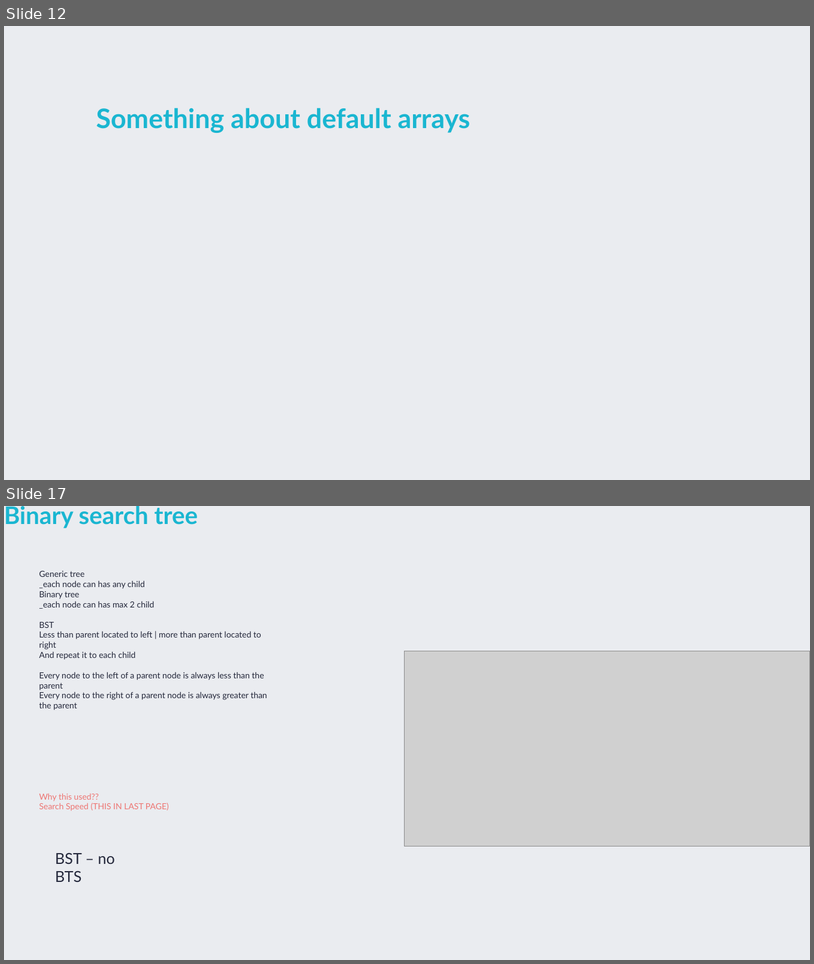
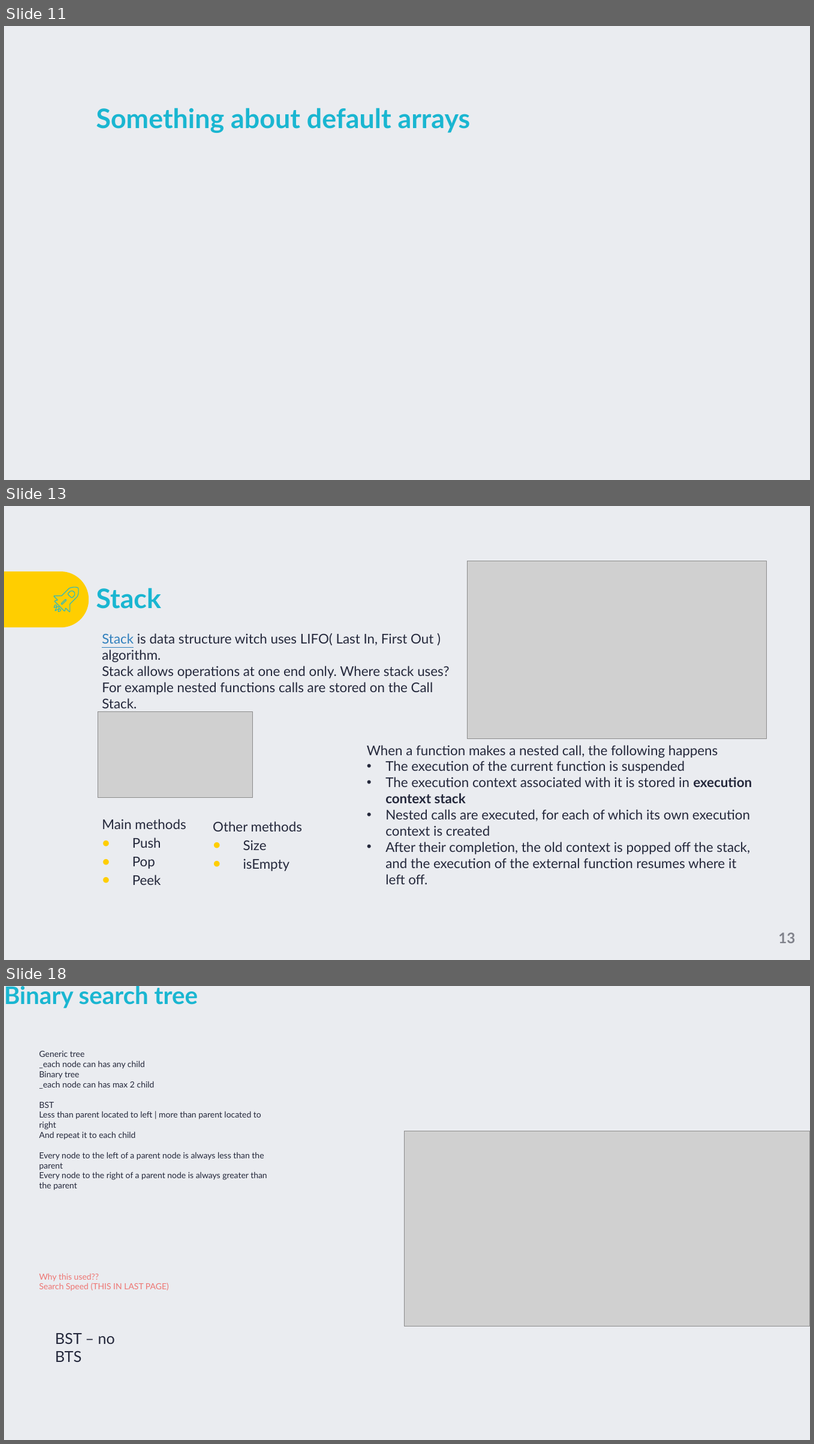
Before and after one commit to TigranVardanyan/Algorithms-and-Data-structures, a slide deck: ds&a.pptx. Shown one above the other, each under a label of ours: slides 12 and 17 before the commit, slides 11, 13 and 18 after it; the slides between them are not shown. The pictures are 814x964 and 814x1444 pixels, drawn with LibreOffice and Linux fonts; fonts in the diff are those of the drawing; grey boxes stand for pictures; background and template pictures are left out. Boxes give left, top, right and bottom in pixels: in the first picture for what was removed or moved away, otherwise in the second. Text is boxed around its words. In the diff, an @@ line names an element or a change of style, - is before the commit and + after.

```diff
--- a/ds&a.pptx
+++ b/ds&a.pptx
@@ slide 13 added at bbox=[4, 506, 810, 960], background picture (left out) @@
@@ round same rect added at bbox=[4, 571, 89, 627], fill #FFCE00 @@
@@ picture added at bbox=[467, 561, 767, 738] @@
@@ title added at bbox=[96, 588, 162, 609], 32 pt, text #1AB6D1, bold @@
+Stack
@@ group added at bbox=[54, 587, 79, 612]: 4 freeform shapes @@
@@ text added at bbox=[102, 633, 449, 708], 16 pt, text #24283B @@
+Stack is data structure witch uses LIFO( Last In, First Out ) algorithm.
+Stack allows operations at one end only. Where stack uses? For example nested functions calls are stored on the Call Stack.
@@ picture added at bbox=[98, 711, 252, 798] @@
@@ text added at bbox=[367, 745, 752, 884], 16 pt, text #24283B @@
+When a function makes a nested call, the following happens
+• The execution of the current function is suspended
+• The execution context associated with it is stored in execution context stack
+• Nested calls are executed, for each of which its own execution context is created
+• After their completion, the old context is popped off the stack, and the execution of the external function resumes where it left off.
@@ text added at bbox=[102, 819, 186, 885], 16 pt, text #24283B @@
+Main methods
+● Push
+● Pop
+● Peek
@@ text added at bbox=[213, 821, 302, 871], 16 pt, text #24283B @@
+Other methods
+● Size
+● isEmpty
@@ page number added at bbox=[779, 932, 795, 943], 17.3 pt, text #80828B, bold @@
+13
@@ what was slide 12 is now slide 11 @@
@@ what was slide 17 is now slide 18 @@
```
Also in this commit, not shown: 3 slides changed, 5 other slides added, 5 slides removed, 1 other file.
